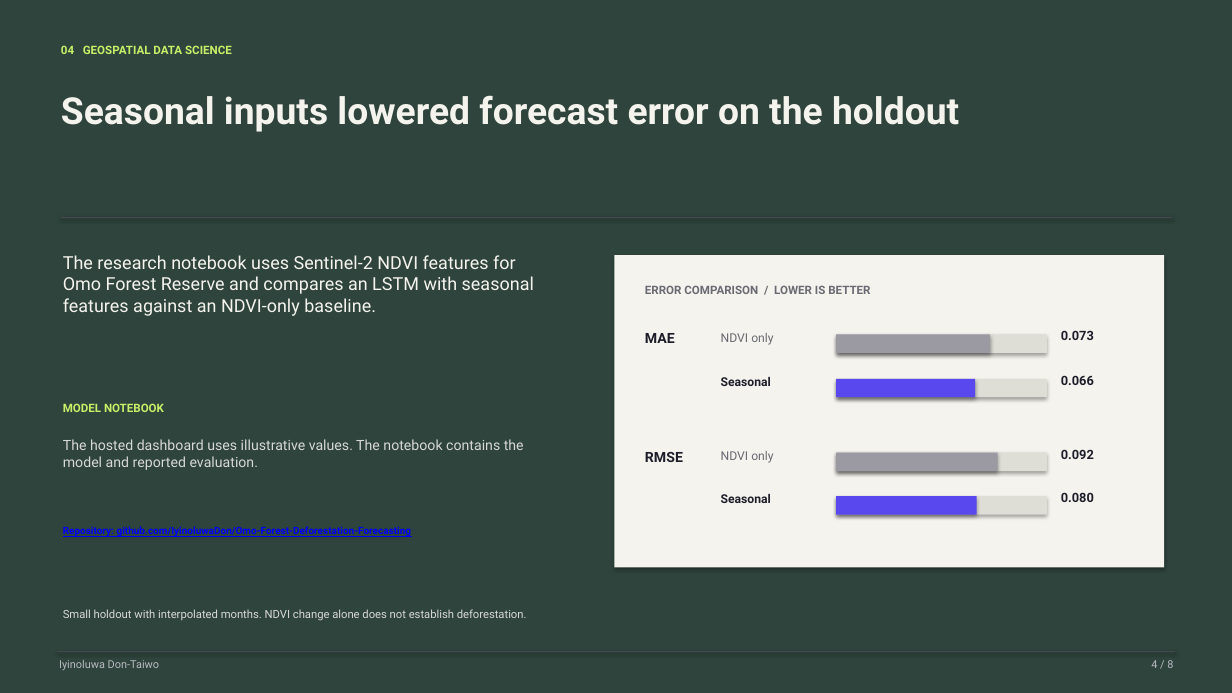
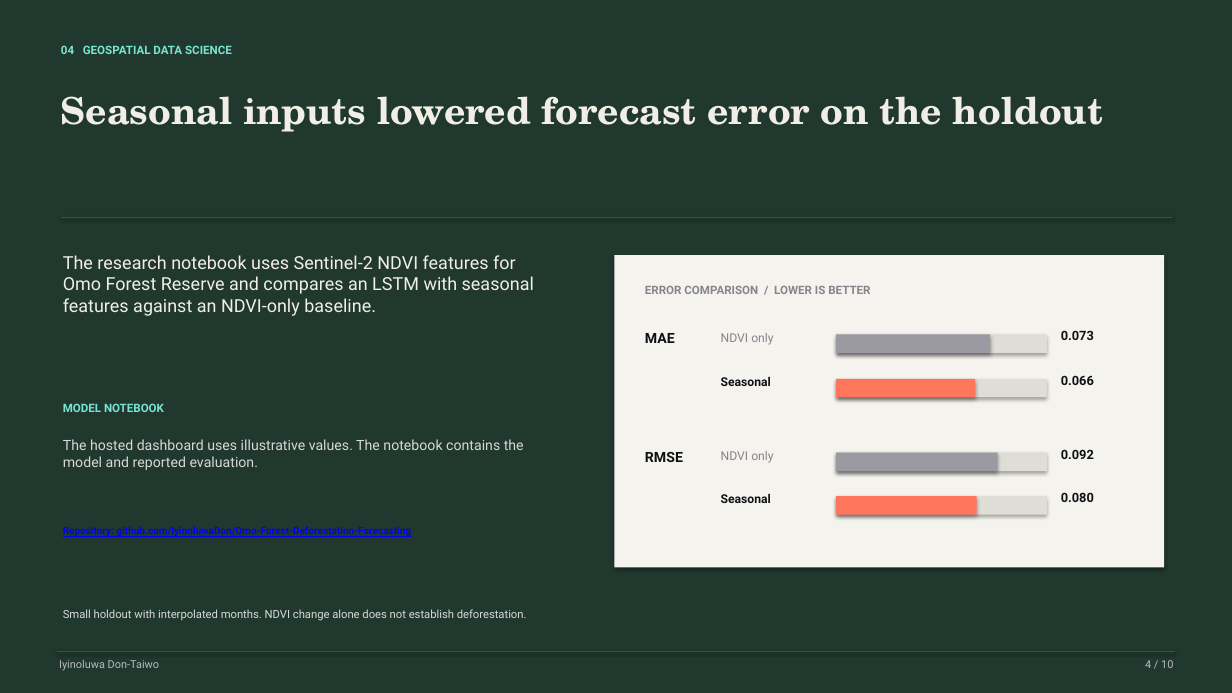
Before and after one commit to IyinoluwaDon/Portfolio, a slide deck: slide 4 of public/decks/iyinoluwa-don-taiwo-projects.pptx. Drawn at 1232x693 pixels with LibreOffice and Linux fonts; fonts in the diff are those of the drawing. Boxes give left, top, right and bottom in pixels: in the first picture for what was removed or moved away, otherwise in the second. Text is boxed around its words. In the diff, an @@ line names an element or a change of style, - is before the commit and + after.

```diff
--- a/public/decks/iyinoluwa-don-taiwo-projects.pptx
+++ b/public/decks/iyinoluwa-don-taiwo-projects.pptx
@@ background #2E443C to #20382E @@
@@ text "04 GEOSPATIAL DATA SCIENCE" at [61, 45, 232, 54]: text colour #C9EF68 to #78E5D0 @@
@@ text "Seasonal inputs lowered forecast error ..." at [61, 96, 1103, 132]: font Roboto to TeX Gyre Schola, text colour #F5F3ED to #F1EEE7 @@
@@ rectangle at [836, 379, 975, 397]: fill #5A48EF to #FF765D @@
@@ text "MODEL NOTEBOOK" at [63, 403, 164, 412]: text colour #C9EF68 to #78E5D0 @@
@@ text colour #696A72 to #85858B in 3 elements at [645, 286, 870, 294], [721, 333, 773, 345], [721, 451, 773, 463] @@
@@ rectangle at [836, 496, 977, 515]: fill #5A48EF to #FF765D @@
@@ text colour #1D1E2A to #101114 in 8 elements at [645, 333, 675, 343], [1061, 330, 1094, 340], [721, 377, 771, 386], [1061, 375, 1094, 385], [645, 452, 683, 462], [1061, 449, 1094, 459], [721, 494, 771, 503], [1061, 492, 1094, 502] @@
@@ text at [1145, 660, 1173, 668]: text changed @@
-4 / 8
+4 / 10
```
Also in this commit, not shown: 7 other slides changed, 2 slides added, 21 other files.
